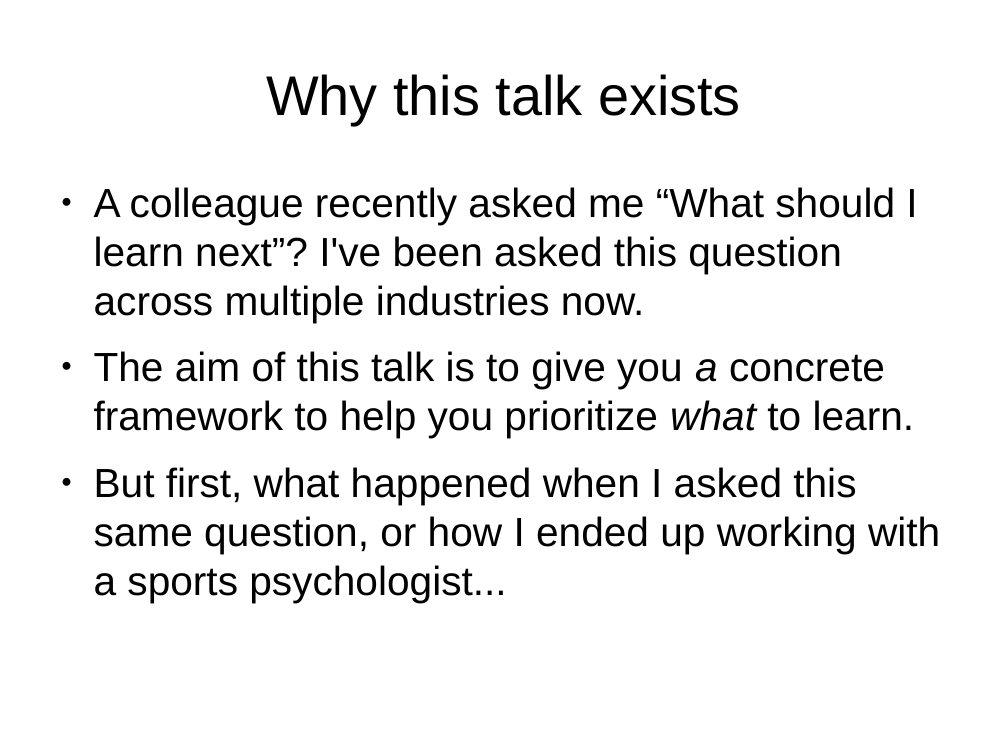
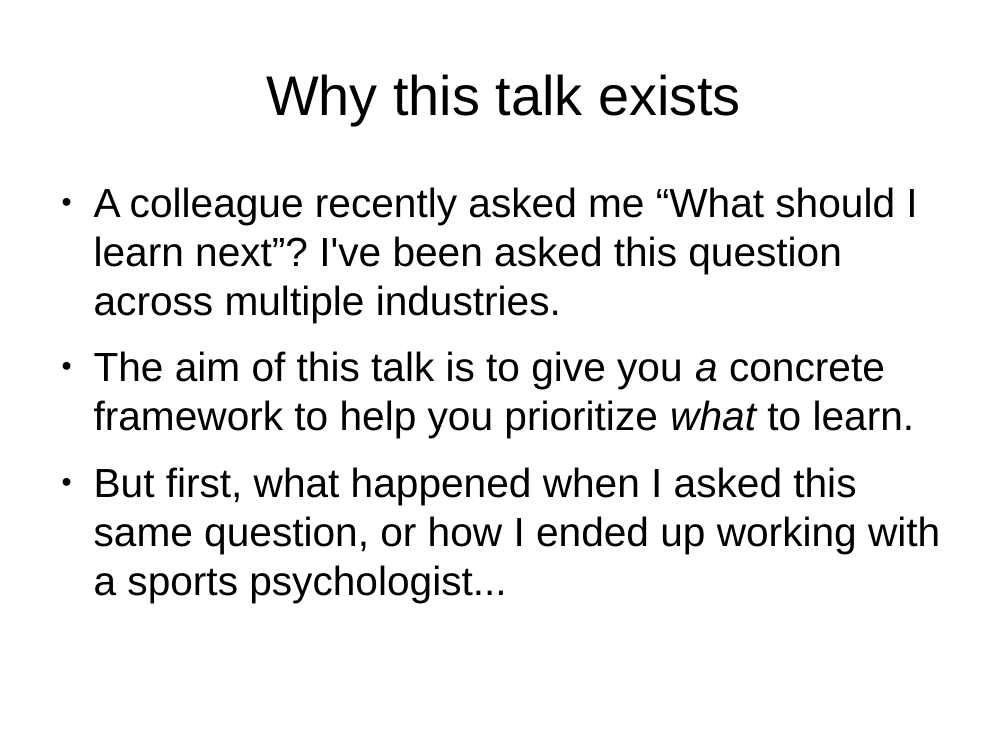
Before and after one commit to shuttle1987/CompCon2016, a slide deck: slide 3 of Slides.odp. Drawn at 1008x756 pixels with LibreOffice and Linux fonts; fonts in the diff are those of the drawing. Boxes give left, top, right and bottom in pixels: in the first picture for what was removed or moved away, otherwise in the second. Text is boxed around its words. In the diff, an @@ line names an element or a change of style, - is before the commit and + after.

Commit message:
Final edit to talk

```diff
--- a/Slides.odp
+++ b/Slides.odp
@@ text at [94,187,917,322]: text changed @@
-● A colleague recently asked me “What should I learn next”? I've been asked this question across multiple industries now.
+● A colleague recently asked me “What should I learn next”? I've been asked this question across multiple industries.
```
Also in this commit, not shown: 4 other slides changed, 2 other files.
